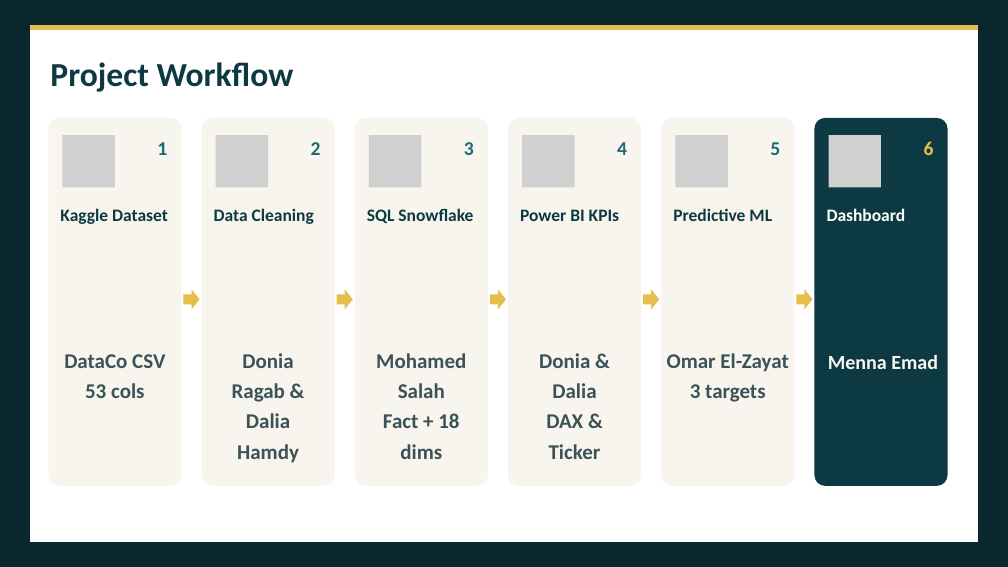
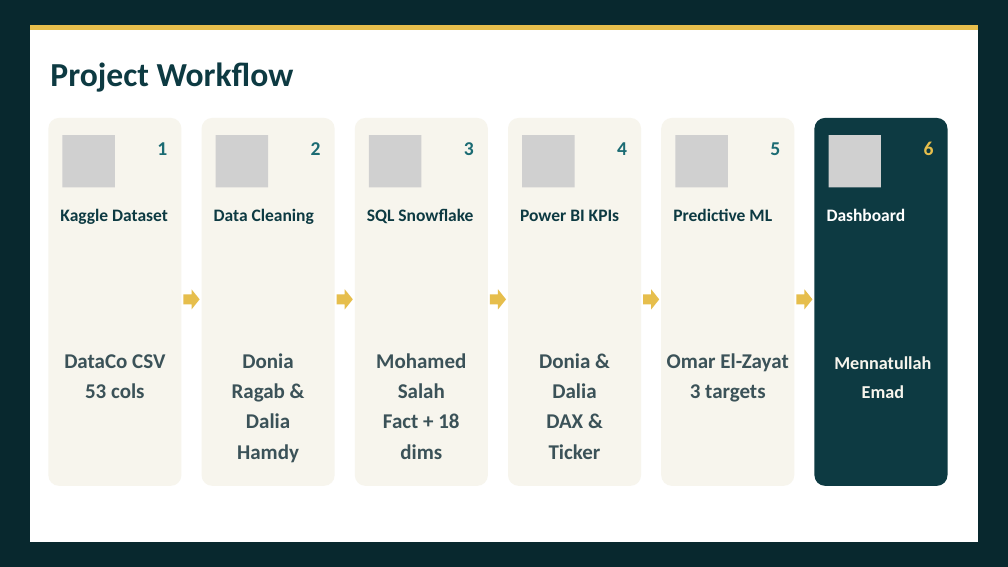
Before and after one commit to Team5-Depi/Supply-Chain-Dataset-Analysis-Final_Project, a slide deck: slide 6 of Presentation/Supply_Chain_Dataset_Analysis_Presentation.pptx. Drawn at 1008x567 pixels with LibreOffice and Linux fonts; fonts in the diff are those of the drawing; grey boxes stand for pictures. Boxes give left, top, right and bottom in pixels: in the first picture for what was removed or moved away, otherwise in the second. Text is boxed around its words. In the diff, an @@ line names an element or a change of style, - is before the commit and + after.

```diff
--- a/Presentation/Supply_Chain_Dataset_Analysis_Presentation.pptx
+++ b/Presentation/Supply_Chain_Dataset_Analysis_Presentation.pptx
@@ text at (x1=834, y1=356, x2=931, y2=398): text changed; size 28.7 to 26 pt @@
-Menna Emad
+Mennatullah
+Emad
```
Also in this commit, not shown: 3 other slides changed, 7 other files.
